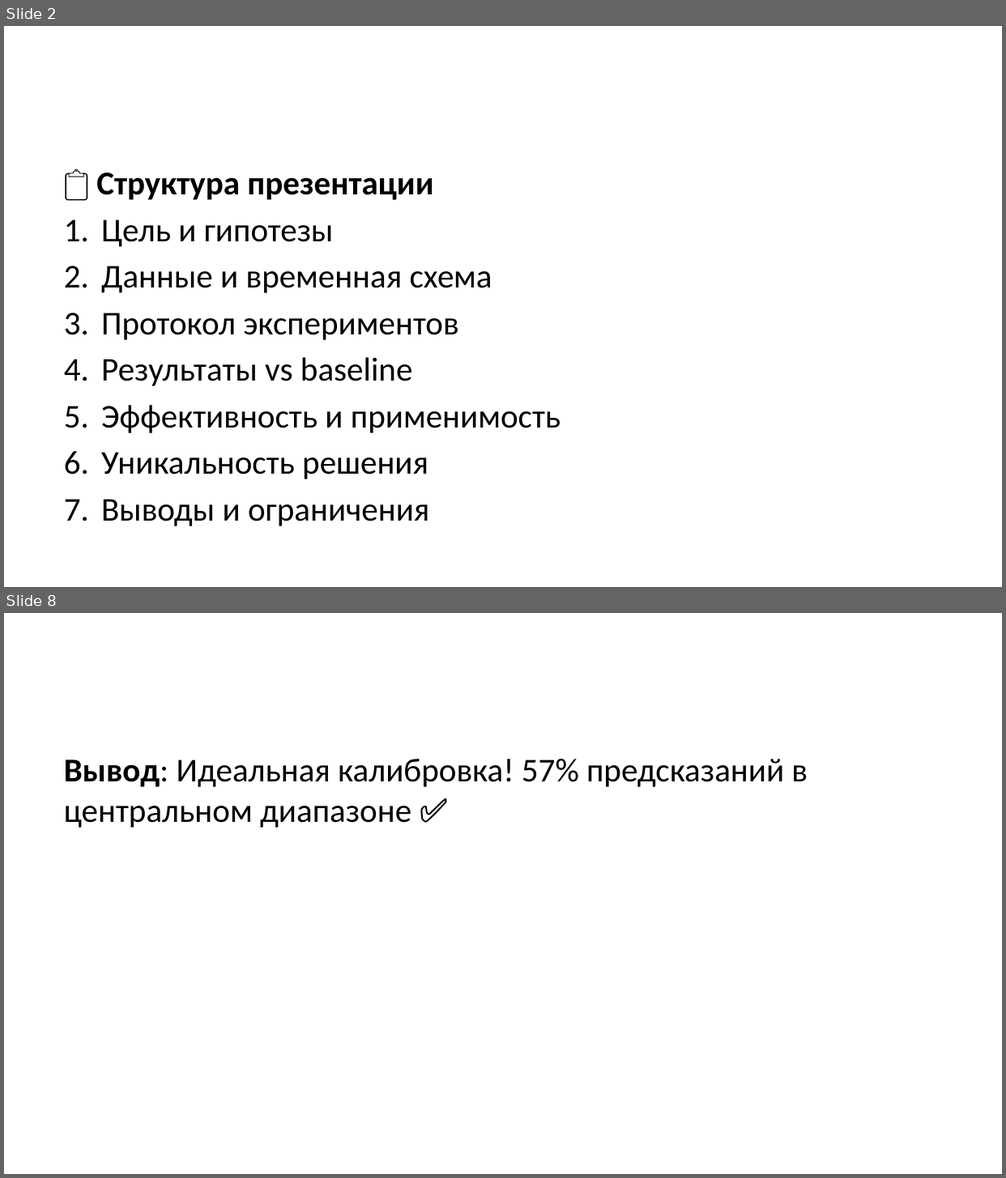
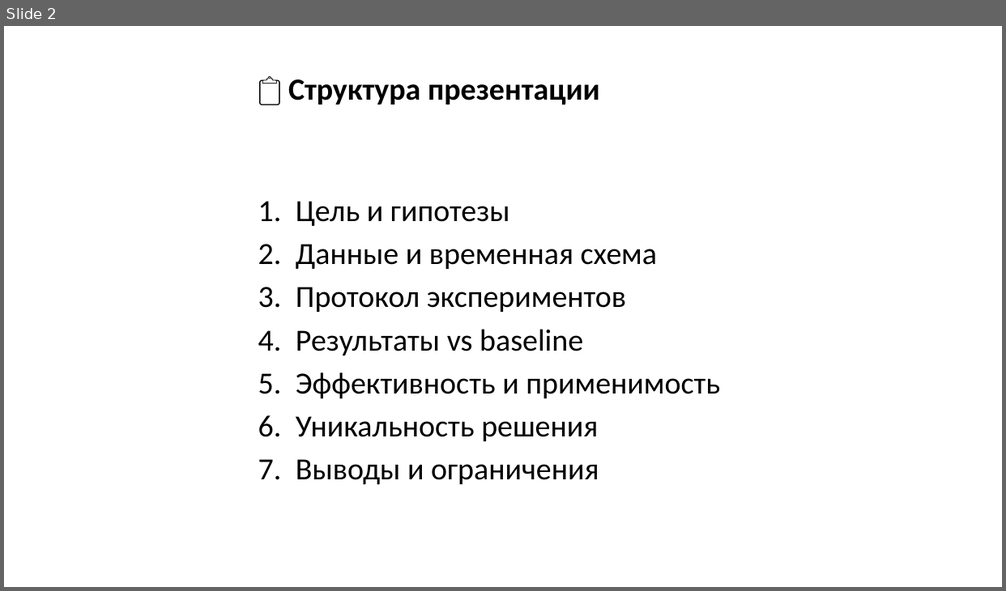
Before and after one commit to sokanaid/finnam-forecast-pulsetech, a slide deck: PITCH_PRESENTATION.pptx. Shown one above the other, each under a label of ours: slides 2 and 8 before the commit, slide 2 after it; the slides between them are not shown. The pictures are 1006x1178 and 1006x591 pixels, drawn with LibreOffice and Linux fonts; fonts in the diff are those of the drawing. Boxes give left, top, right and bottom in pixels: in the first picture for what was removed or moved away, otherwise in the second. Text is boxed around its words. In the diff, an @@ line names an element or a change of style, - is before the commit and + after.

```diff
--- a/PITCH_PRESENTATION.pptx
+++ b/PITCH_PRESENTATION.pptx
@@ slide 8 removed at (4,613,1002,1174), background #FFFFFF @@
@@ text removed at (64,759,808,828) @@
-Вывод: Идеальная калибровка! 57% предсказаний в центральном диапазоне ✅
@@ slide 2 changed as well @@
@@ text "📋 Структура презентации": place and size @@
-text "📋 Структура презентации" at (96,173,560,527)
+text "📋 Структура презентации" at (288,79,720,485)
@@ text "📋 Структура презентации" at (288,79,720,485): size 24 to 22.2 pt @@
```
Also in this commit, not shown: 7 other slides changed, 4 slides added, 8 other slides removed.
